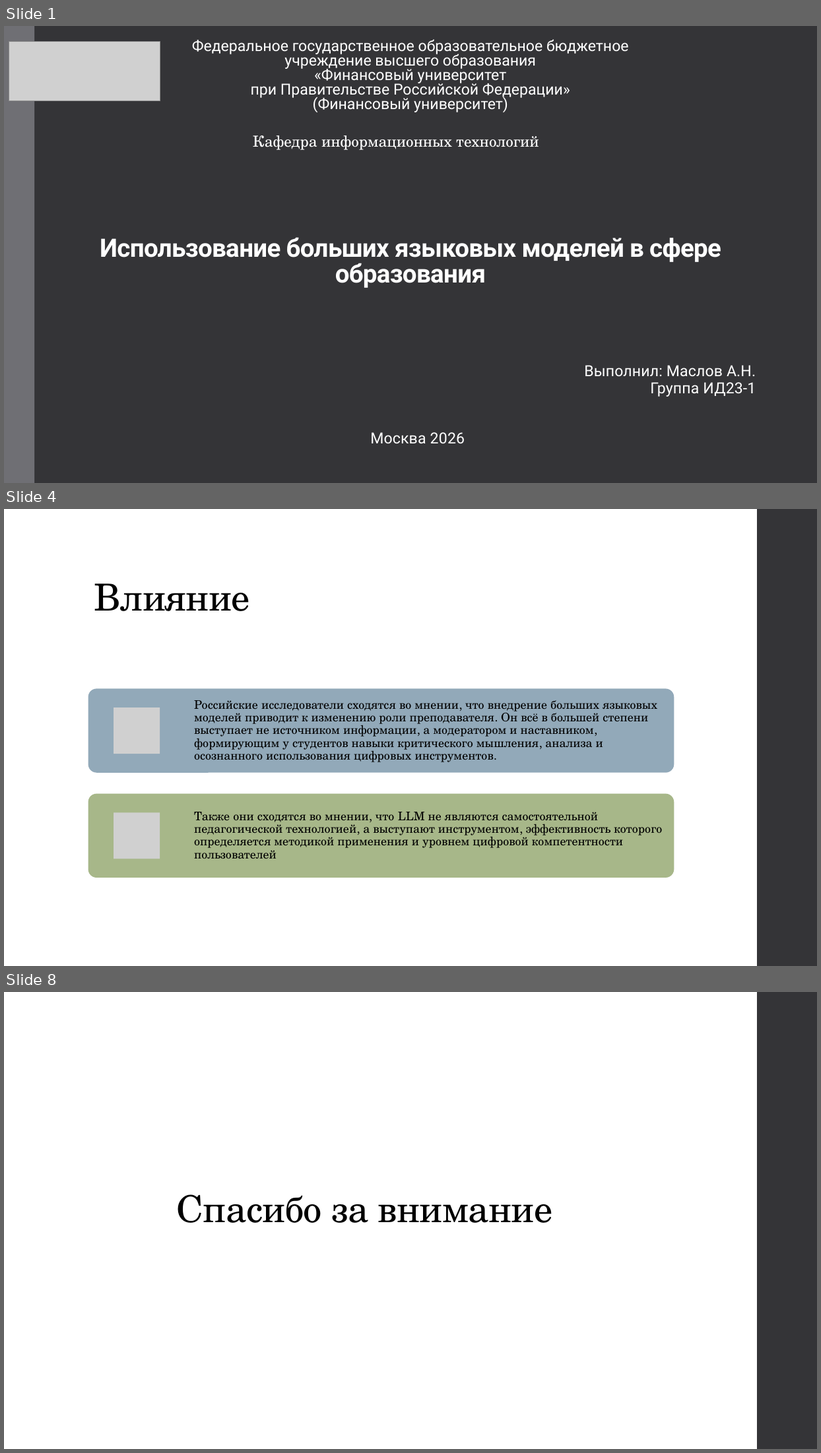
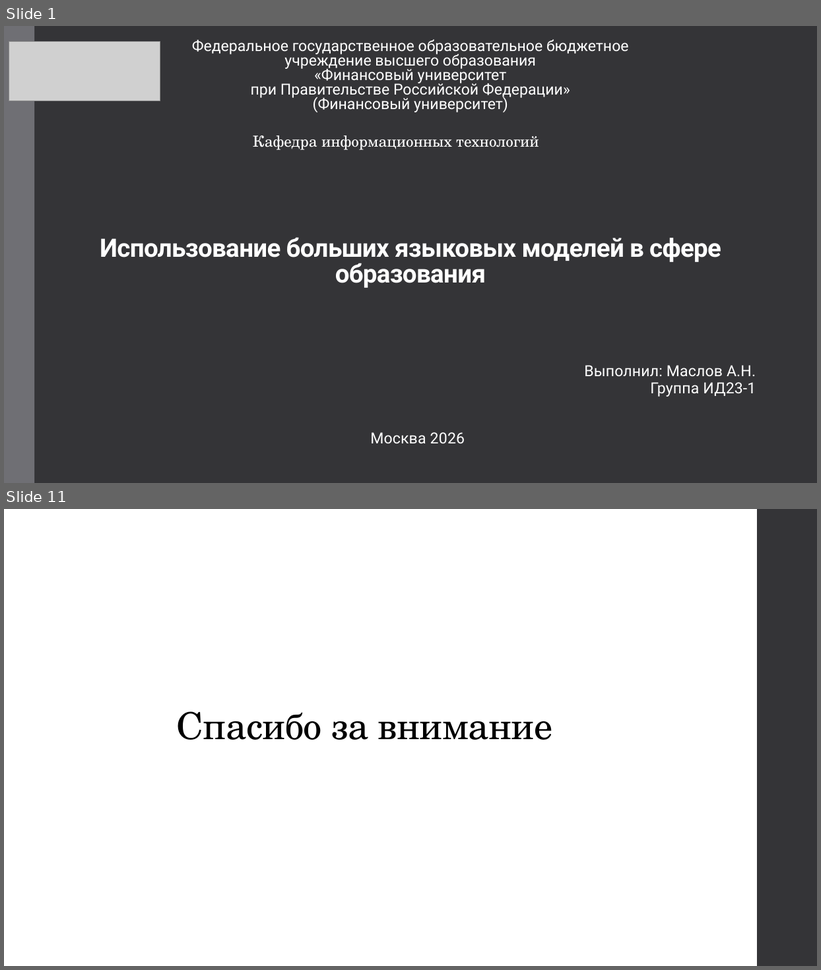
Before and after one commit to AknasMacefg/ITiABD, a slide deck: Курс 3/УНС/ИД23-1_Маслов_АН_УНС.pptx. Shown one above the other, each under a label of ours: slides 1, 4 and 8 before the commit, slides 1 and 11 after it; the slides between them are not shown. The pictures are 821x1453 and 821x970 pixels, drawn with LibreOffice and Linux fonts; fonts in the diff are those of the drawing; grey boxes stand for pictures. Boxes give left, top, right and bottom in pixels: in the first picture for what was removed or moved away, otherwise in the second. Text is boxed around its words. In the diff, an @@ line names an element or a change of style, - is before the commit and + after.

```diff
--- a/Курс 3/УНС/ИД23-1_Маслов_АН_УНС.pptx
+++ b/Курс 3/УНС/ИД23-1_Маслов_АН_УНС.pptx
@@ slide 4 removed at box(4, 509, 817, 966), background #FFFFFF; not listed: 1 template element that a slide beside it also shows @@
@@ title removed at box(94, 584, 250, 611) @@
-Влияние
@@ group removed at box(88, 689, 675, 878): 2 rounded rectangles, 2 pictures, 2 texts @@
-Российские исследователи сходятся во мнении, что внедрение больших языковых моделей приводит к изменению роли преподавателя. Он всё в большей степени выступает не источником информации, а модератором и наставником, формирующим у студентов навыки критического мышления, анализа и осознанного использования цифровых инструментов.
-Также они сходятся во мнении, что LLM не являются самостоятельной педагогической технологией, а выступают инструментом, эффективность которого определяется методикой применения и уровнем цифровой компетентности пользователей
@@ what was slide 8 is now slide 11 @@
```
Also in this commit, not shown: 5 slides changed, 4 slides added.
